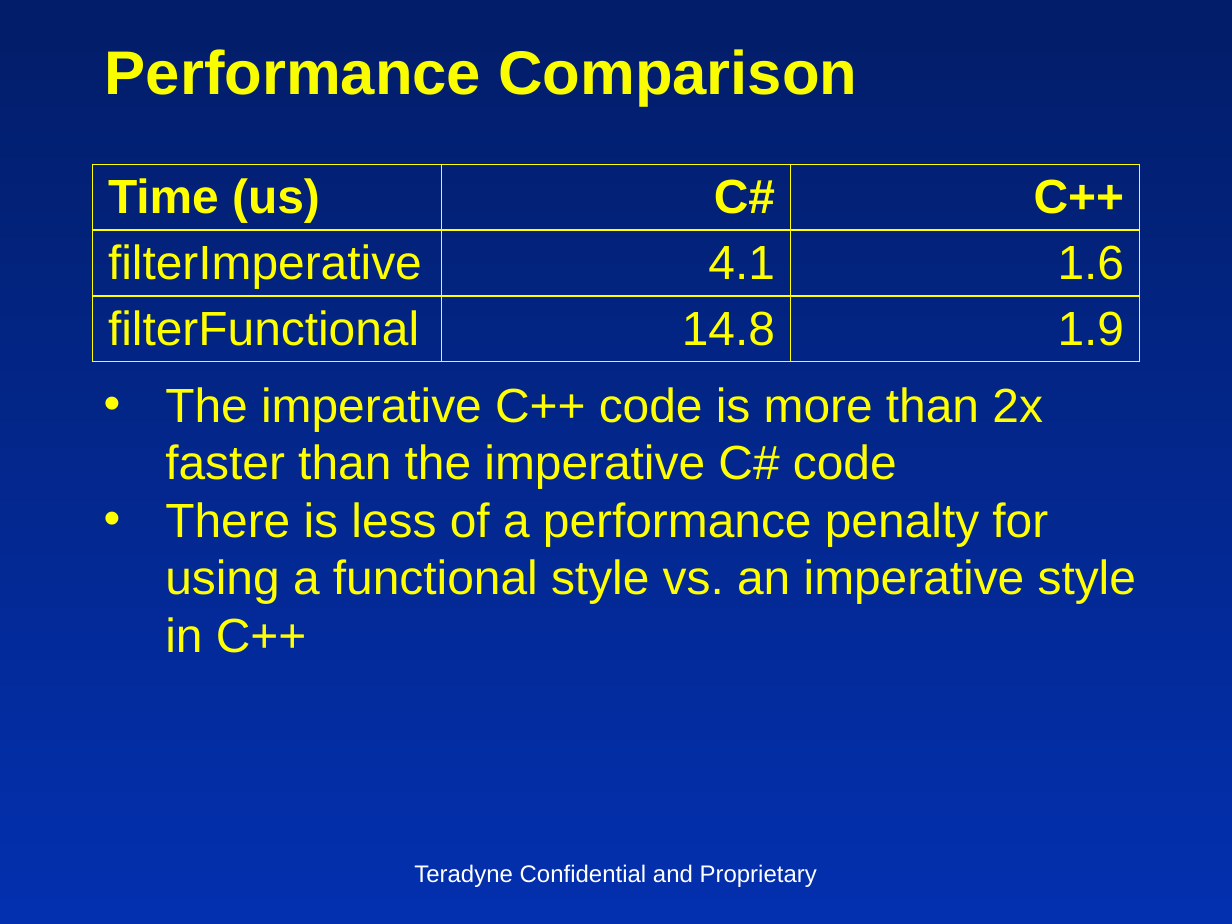
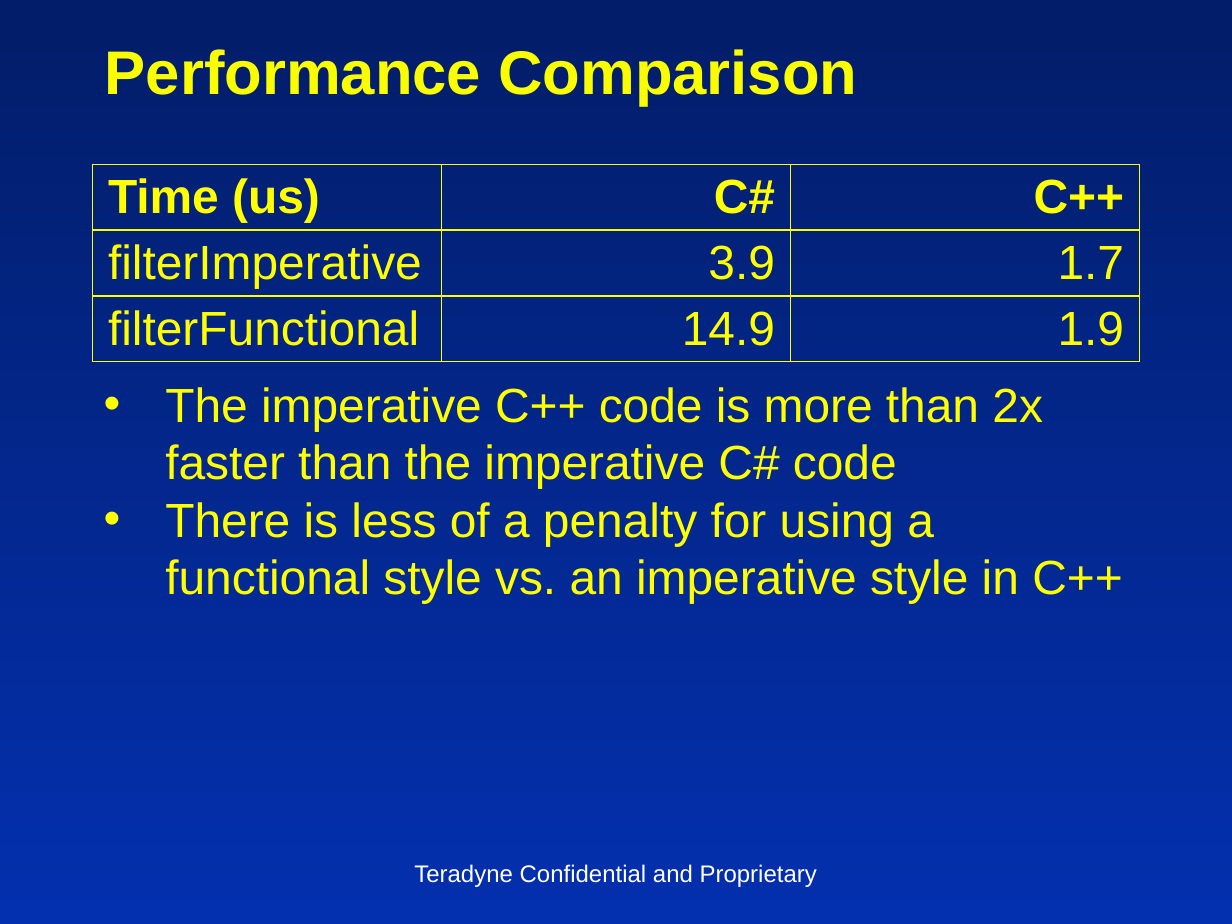
Before and after one commit to insideoutclub/Euler, a slide deck: slide 16 of FiveEasyPieces1.pptx. Drawn at 1232x924 pixels with LibreOffice and Linux fonts; fonts in the diff are those of the drawing. Boxes give left, top, right and bottom in pixels: in the first picture for what was removed or moved away, otherwise in the second. Text is boxed around its words. In the diff, an @@ line names an element or a change of style, - is before the commit and + after.

```diff
--- a/FiveEasyPieces1.pptx
+++ b/FiveEasyPieces1.pptx
@@ table at box(92, 164, 1138, 350) @@
-row 2, column 2: 4.1
+row 2, column 2: 3.9
-row 2, column 3: 1.6
+row 2, column 3: 1.7
-row 3, column 2: 14.8
+row 3, column 2: 14.9
@@ text at box(165, 502, 1122, 603): text changed @@
-• There is less of a performance penalty for using a functional style vs. an imperative style in C++
+• There is less of a penalty for using a functional style vs. an imperative style in C++
```
Also in this commit, not shown: 8 other slides changed, 2 slides added, 1 slide removed, 1 other file.
